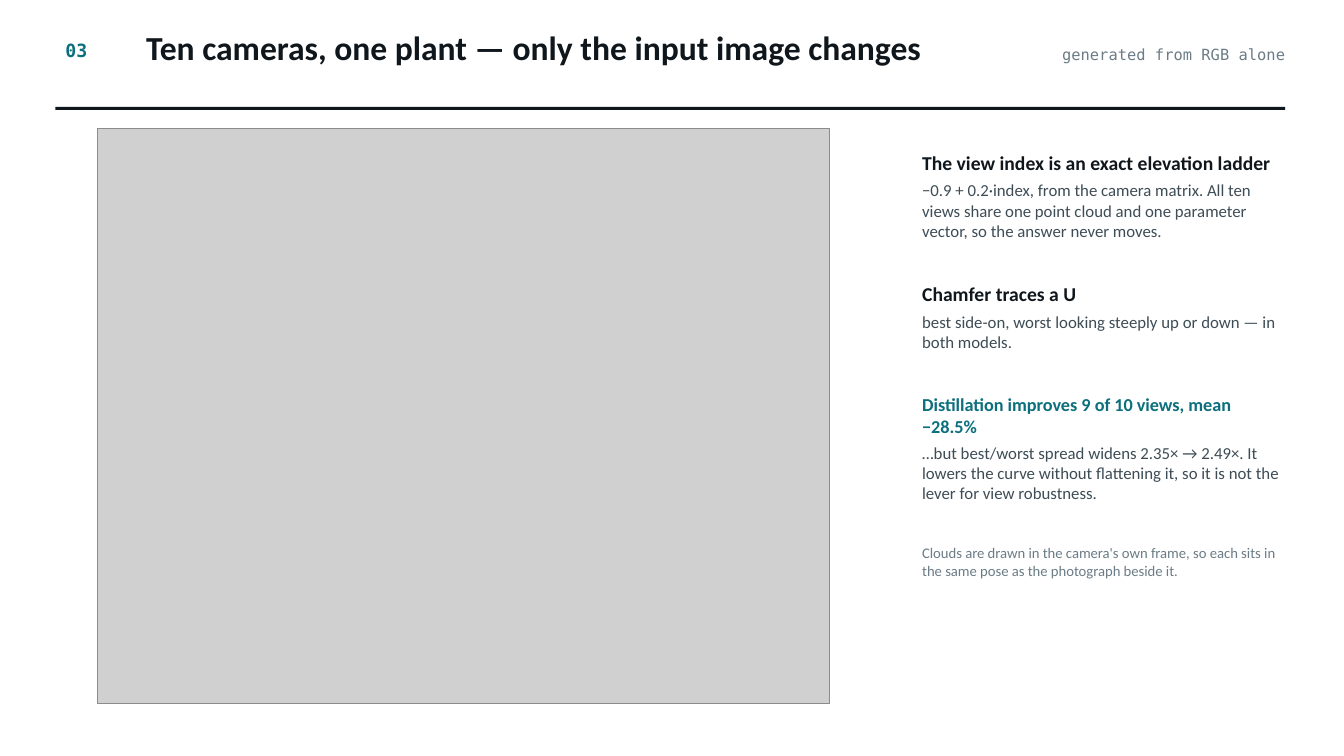
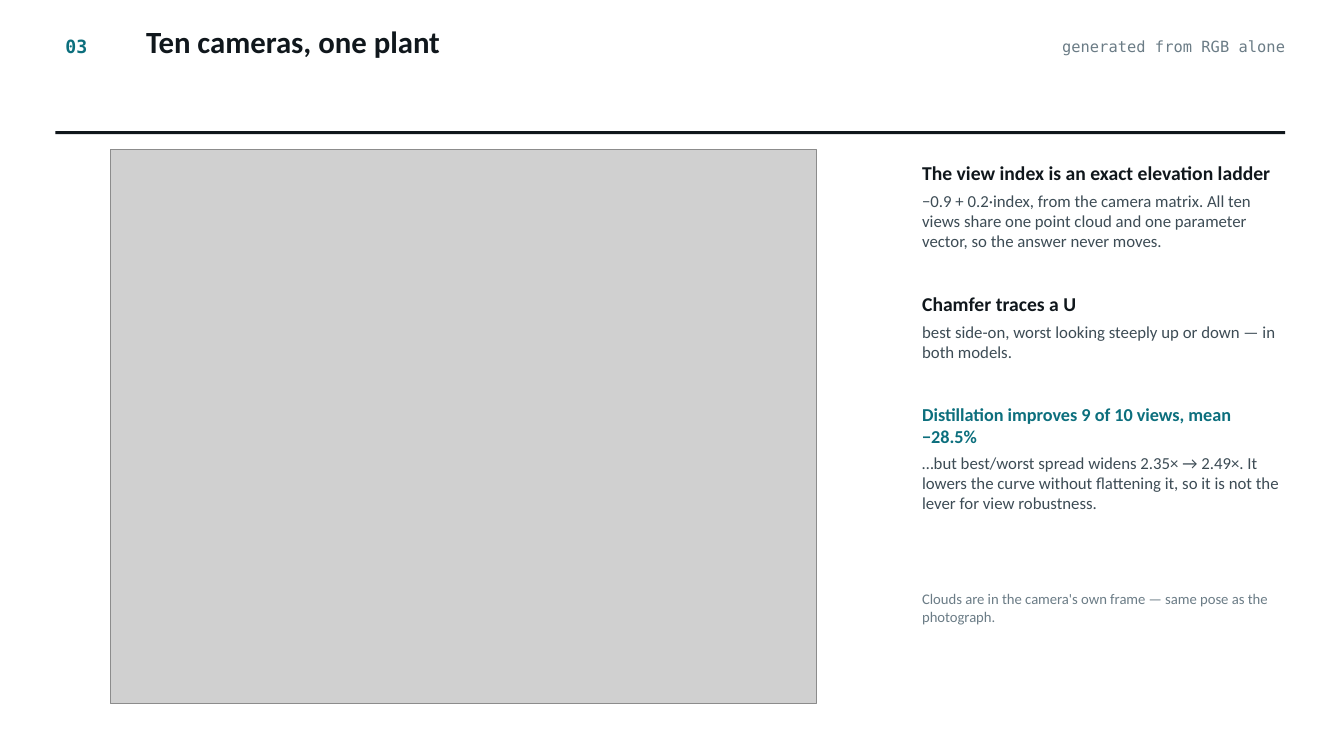
Before and after one commit to alloydas/embodiedmae, a slide deck: slide 4 of sorghum_results_2026-09-20.pptx. Drawn at 1344x756 pixels with LibreOffice and Linux fonts; fonts in the diff are those of the drawing; grey boxes stand for pictures. Boxes give left, top, right and bottom in pixels: in the first picture for what was removed or moved away, otherwise in the second. Text is boxed around its words. In the diff, an @@ line names an element or a change of style, - is before the commit and + after.

```diff
--- a/sorghum_results_2026-09-20.pptx
+++ b/sorghum_results_2026-09-20.pptx
@@ text "03": place and size @@
-text "03" at (65, 43, 87, 58)
+text "03" at (65, 39, 87, 54)
@@ text at (146, 31, 440, 58): text changed; size 24 to 22 pt @@
-Ten cameras, one plant — only the input image changes
+Ten cameras, one plant
@@ text "generated from RGB alone": place and size @@
-text "generated from RGB alone" at (1062, 48, 1285, 63)
+text "generated from RGB alone" at (1062, 40, 1285, 55)
@@ rectangle: place and size @@
-rectangle at (55, 107, 1286, 110)
+rectangle at (55, 131, 1286, 134)
@@ picture: place and size @@
-picture at (98, 129, 831, 704)
+picture at (110, 149, 817, 704)
@@ text "The view index is an ...": place and size @@
-text "The view index is an ..." at (922, 156, 1279, 579)
+text "The view index is an ..." at (922, 166, 1279, 625)
@@ text at (922, 594, 1268, 625): text changed @@
-Clouds are drawn in the camera's own frame, so each sits in the same pose as the photograph beside it.
+Clouds are in the camera's own frame — same pose as the photograph.
```
Also in this commit, not shown: 3 other slides changed, 1 other file.
